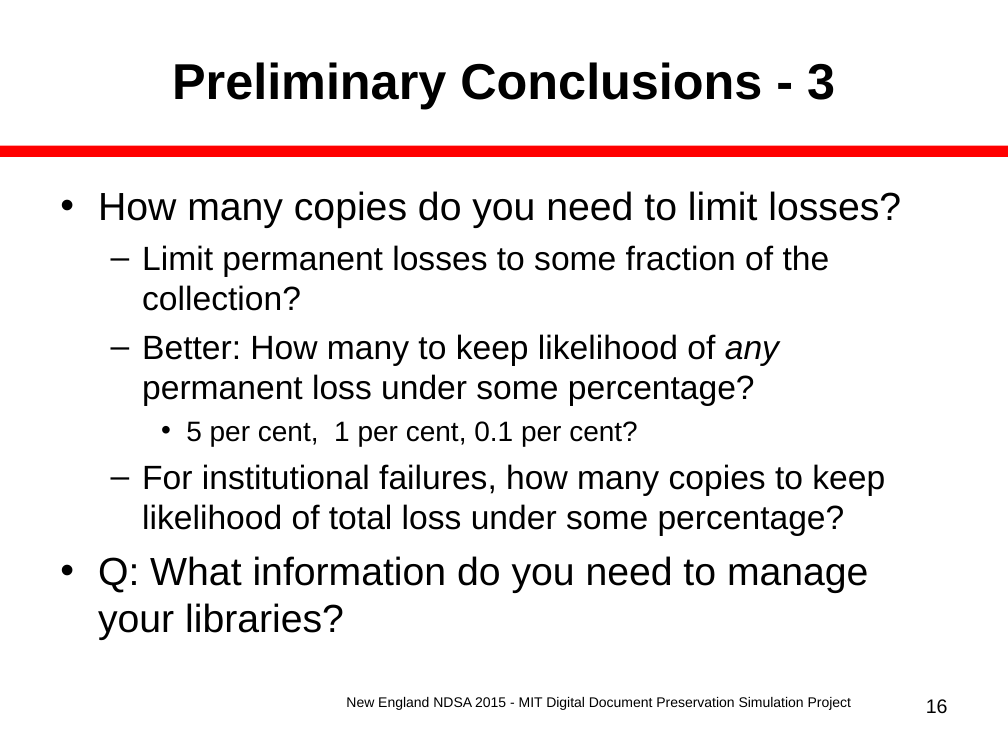
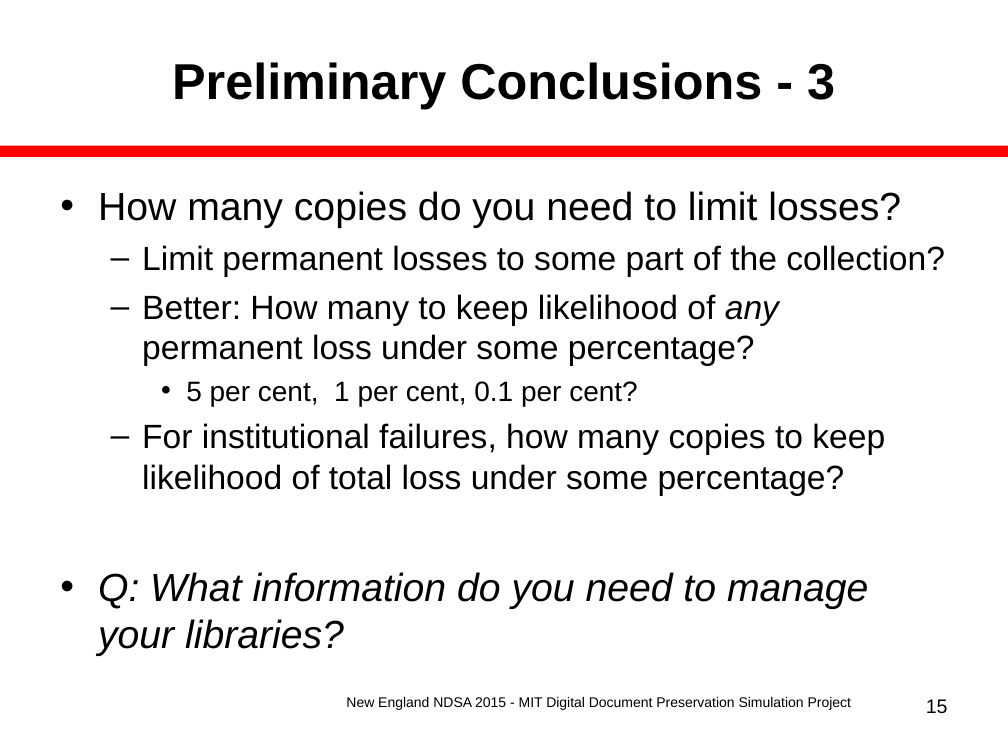
Before and after one commit to MIT-Informatics/PreservationSimulation, a slide deck: slide 15 of shelf/docs/Slides_NewEnglandNDSA.ppt (slide 16 before the commit). Drawn at 1008x756 pixels with LibreOffice and Linux fonts; fonts in the diff are those of the drawing. Boxes give left, top, right and bottom in pixels: in the first picture for what was removed or moved away, otherwise in the second. Text is boxed around its words. In the diff, an @@ line names an element or a change of style, - is before the commit and + after.

```diff
--- a/shelf/docs/Slides_NewEnglandNDSA.ppt
+++ b/shelf/docs/Slides_NewEnglandNDSA.ppt
@@ text at [142, 245, 945, 277]: text changed @@
-  – Limit permanent losses to some fraction of the collection?
+  – Limit permanent losses to some part of the collection?
@@ text at [98, 572, 869, 656]: italic on in "Q: What information do you need to ..." @@
@@ page number at [926, 699, 948, 714]: text changed @@
-16
+15
```
Also in this commit, not shown: 8 other slides changed, 1 slide removed, 1 other file.
